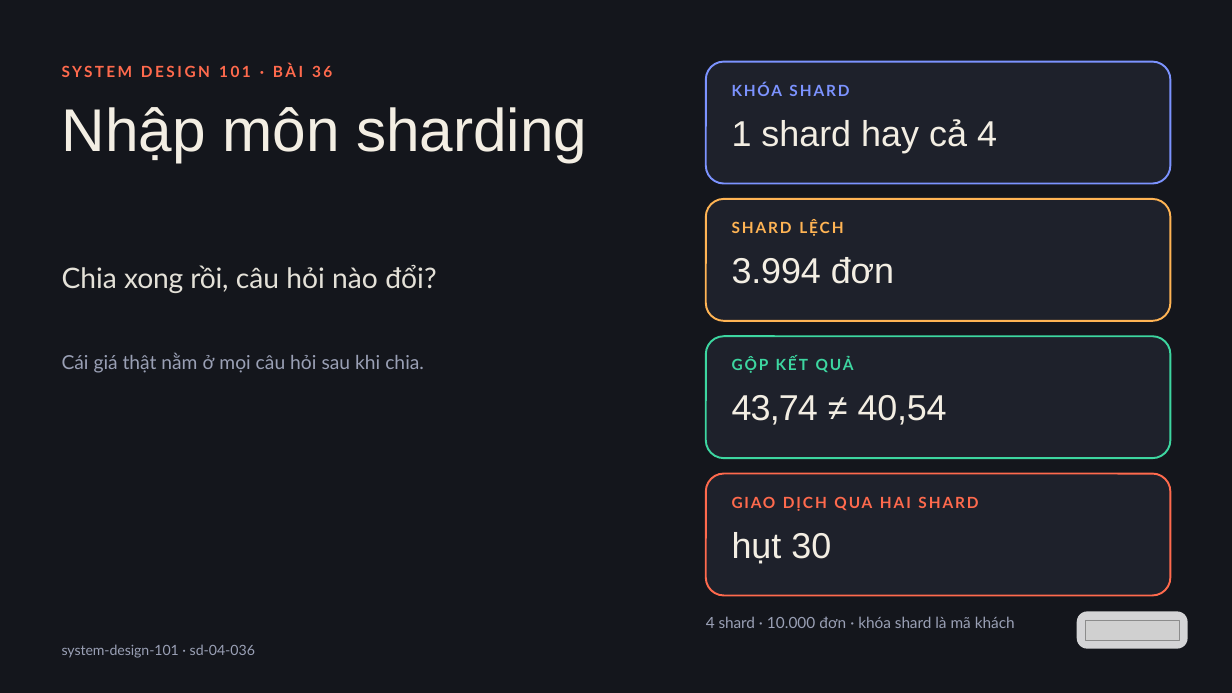
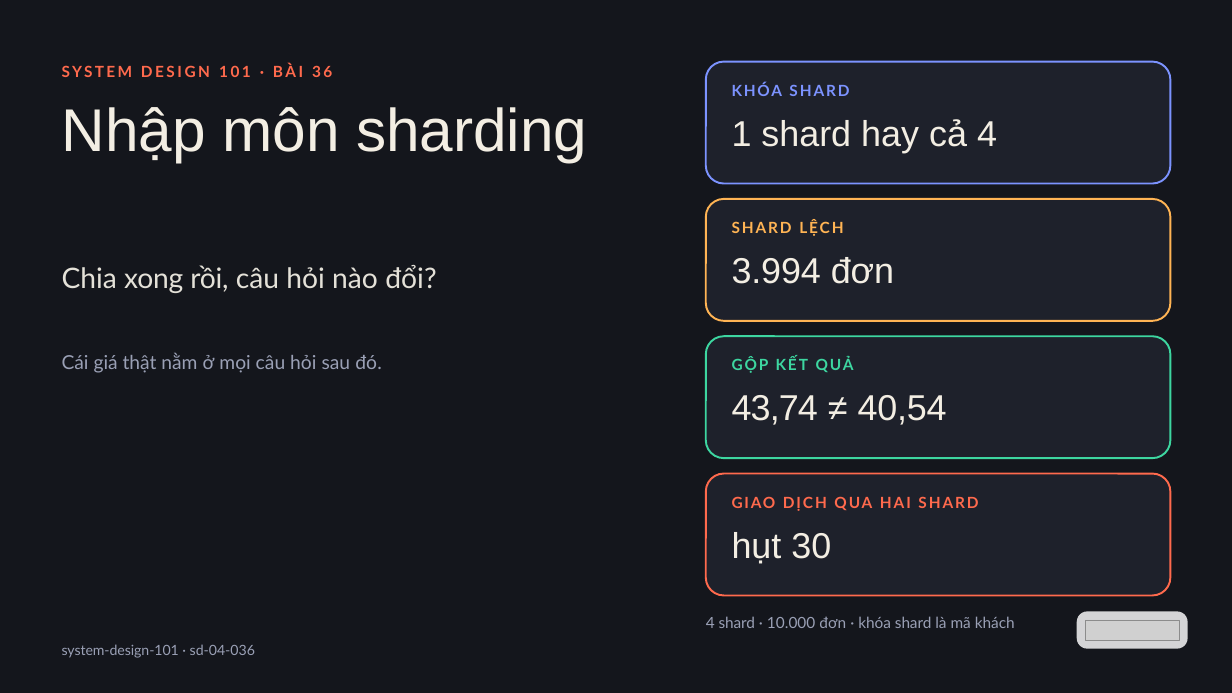
Before and after one commit to vohoailinh90/tool-marketing-studio, a slide deck: slide 1 of system-design-101/vi/lessons/sd-04-036/slides/sd-04-036.pptx. Drawn at 1232x693 pixels with LibreOffice and Linux fonts; fonts in the diff are those of the drawing; grey boxes stand for pictures. Boxes give left, top, right and bottom in pixels: in the first picture for what was removed or moved away, otherwise in the second. Text is boxed around its words. In the diff, an @@ line names an element or a change of style, - is before the commit and + after.

```diff
--- a/system-design-101/vi/lessons/sd-04-036/slides/sd-04-036.pptx
+++ b/system-design-101/vi/lessons/sd-04-036/slides/sd-04-036.pptx
@@ text at [62, 353, 382, 373]: text changed @@
-Cái giá thật nằm ở mọi câu hỏi sau khi chia.
+Cái giá thật nằm ở mọi câu hỏi sau đó.
```
Also in this commit, not shown: 7 other slides changed.
